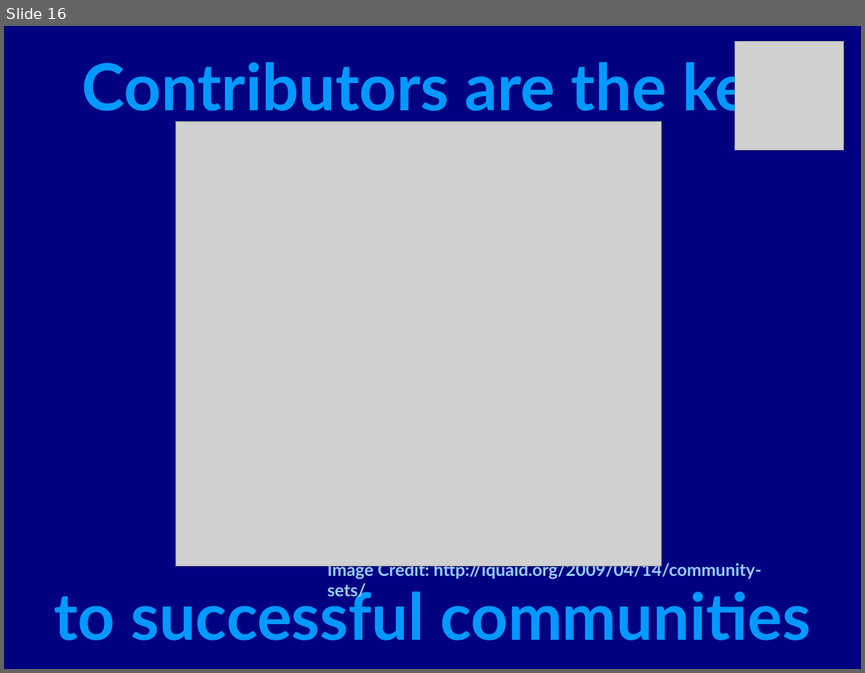
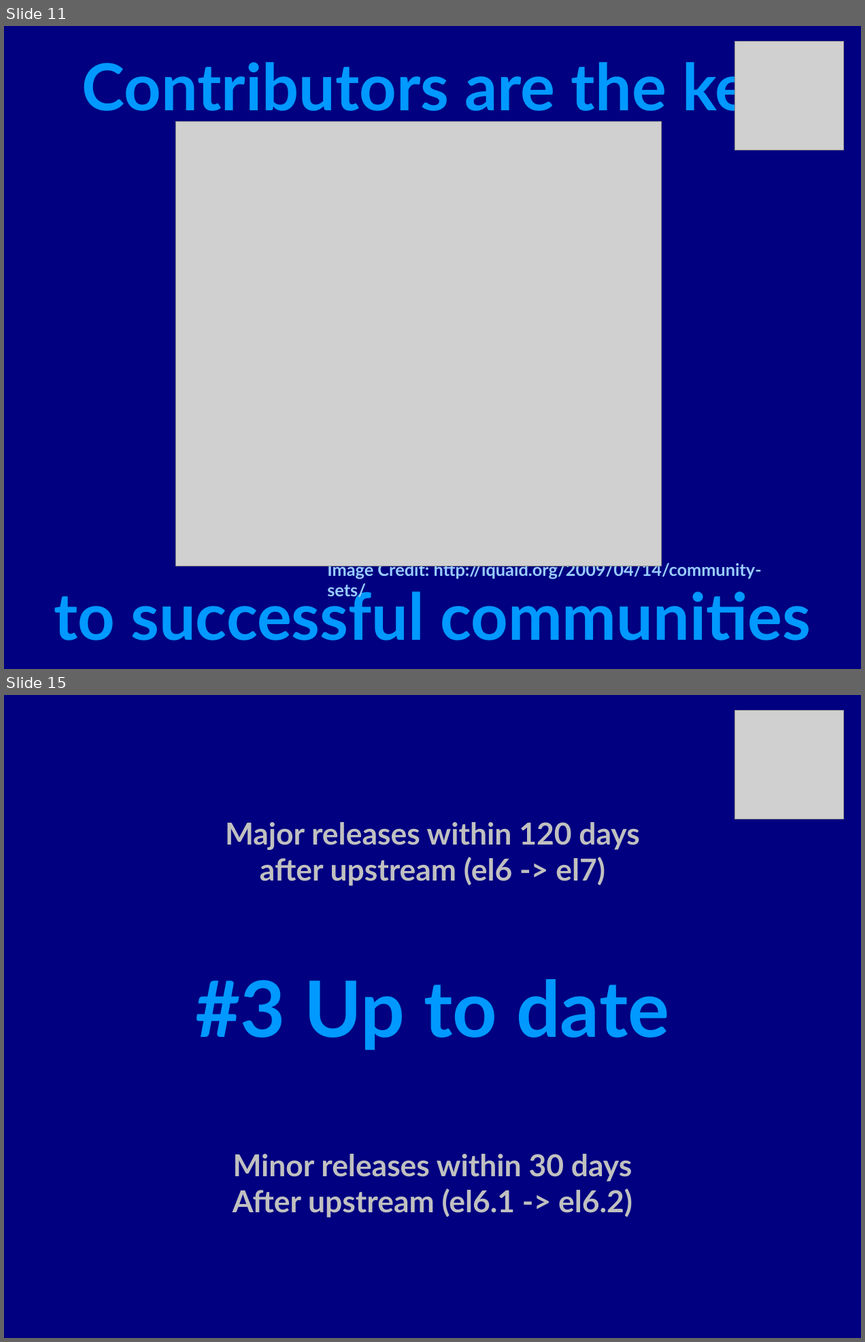
Before and after one commit to gooseproject/main, a slide deck: presentations/rebuilding_enterprise_linux-the_community_way.odp. Shown one above the other, each under a label of ours: slide 16 before the commit, slides 11 and 15 after it; the slides between them are not shown. The pictures are 865x673 and 865x1342 pixels, drawn with LibreOffice and Linux fonts; fonts in the diff are those of the drawing; grey boxes stand for pictures. Boxes give left, top, right and bottom in pixels: in the first picture for what was removed or moved away, otherwise in the second. Text is boxed around its words. In the diff, an @@ line names an element or a change of style, - is before the commit and + after.

```diff
--- a/presentations/rebuilding_enterprise_linux-the_community_way.odp
+++ b/presentations/rebuilding_enterprise_linux-the_community_way.odp
@@ slide 15 added at (4,695,861,1338), background #000080 @@
@@ picture added at (735,711,844,819) @@
@@ subtitle added at (195,822,669,1218), 28 pt, text #C0C0C0, bold @@
+Major releases within 120 days
+after upstream (el6 -> el7)
+#3 Up to date
+Minor releases within 30 days
+After upstream (el6.1 -> el6.2)
@@ what was slide 16 is now slide 11 @@
```
Also in this commit, not shown: 13 slides changed, 5 other slides added, 3 other files.
